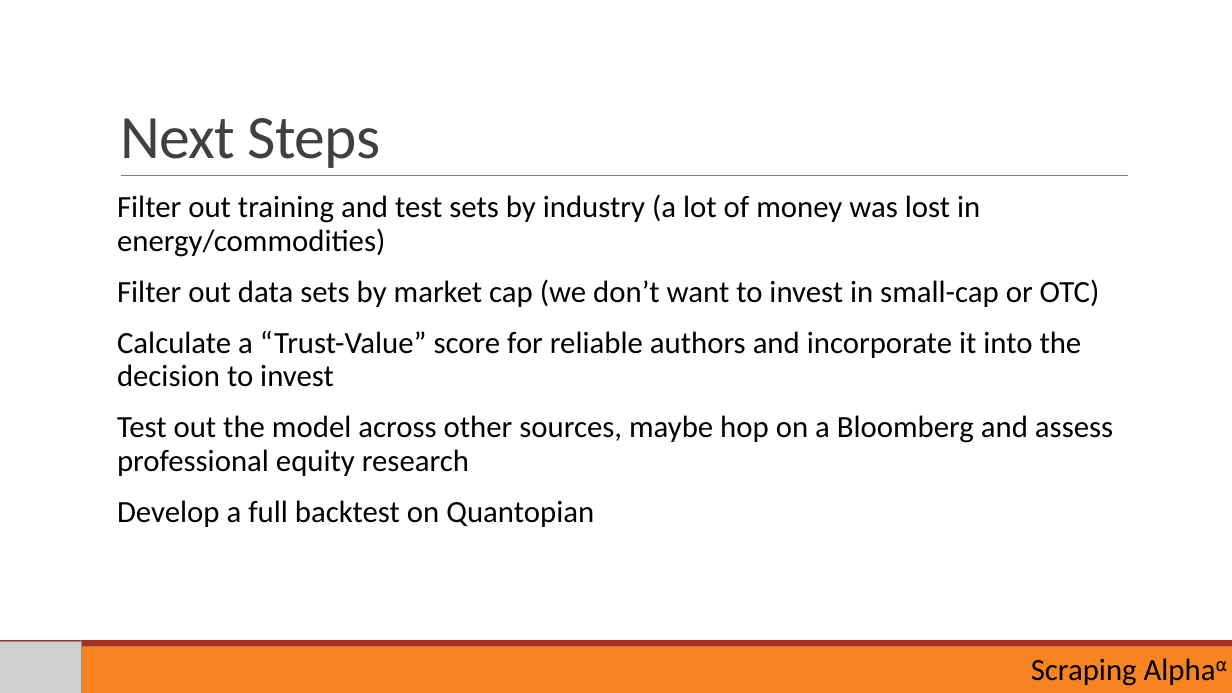
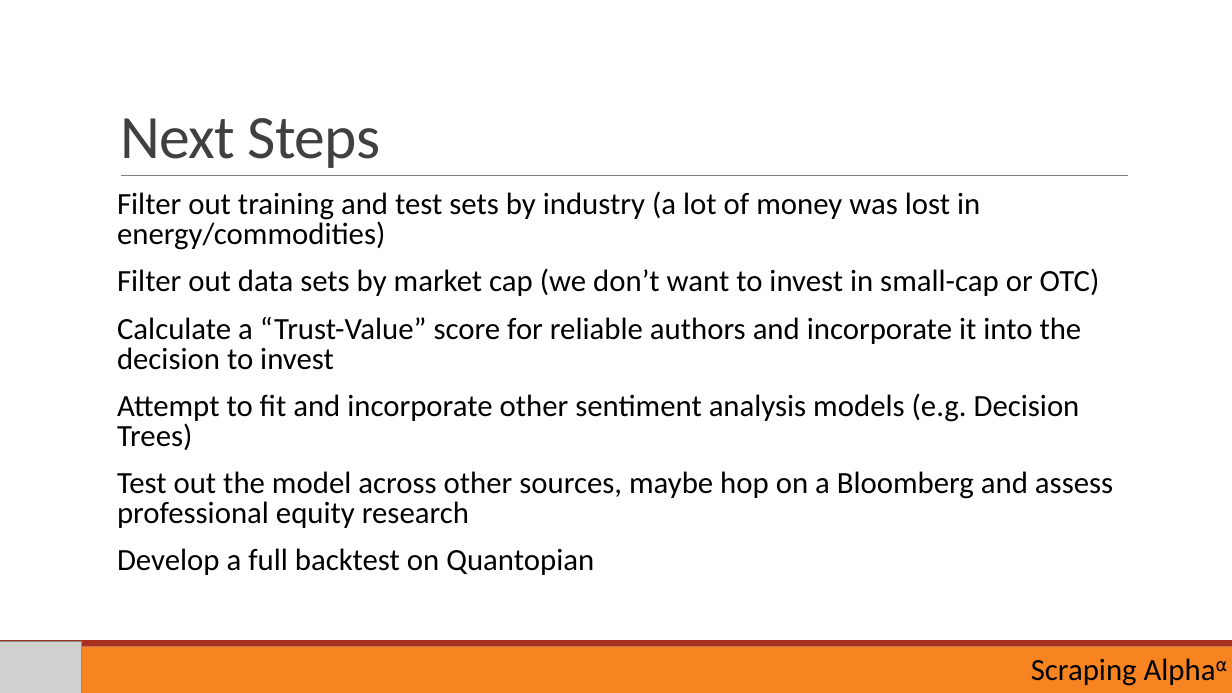
Before and after one commit to aarshman/Scraping_Alpha, a slide deck: slide 20 of Scraping Alpha Deck_Aarsh Sachdeva.pptx. Drawn at 1232x693 pixels with LibreOffice and Linux fonts; fonts in the diff are those of the drawing; grey boxes stand for pictures. Boxes give left, top, right and bottom in pixels: in the first picture for what was removed or moved away, otherwise in the second. Text is boxed around its words. In the diff, an @@ line names an element or a change of style, - is before the commit and + after.

Commit message:
updated presentation

```diff
--- a/Scraping Alpha Deck_Aarsh Sachdeva.pptx
+++ b/Scraping Alpha Deck_Aarsh Sachdeva.pptx
@@ text at [117,191,1113,575]: line spacing 0.9 to 0.8 @@
@@ text at [117,393,1080,450]: paragraph added @@
+  Attempt to fit and incorporate other sentiment analysis models (e.g. Decision Trees)
```
Also in this commit, not shown: 1 other slide changed, 1 other file.
